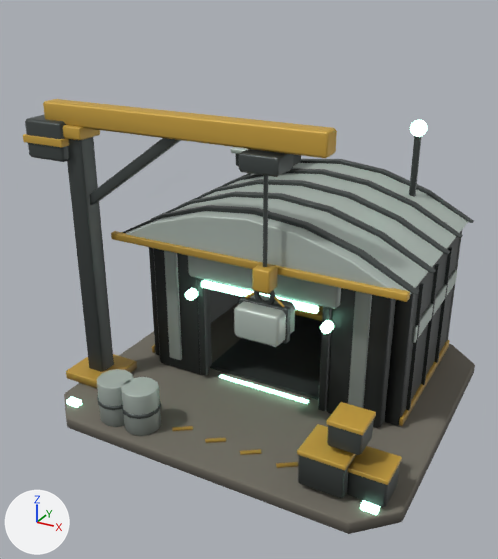
The glTF model github-io/public/models/workshop.glb: old version first, new version second.
Both versions are drawn from a 50 mm camera at (3.82, -7.8, 5.54) aimed at (-0.28, -0.34, 1.81). Arrows for +X, +Y and +Z are at lower left; the lights stay in place. The first picture is the older version.

Before the edit, the objects in view are built like this:
```python
ob_bay_floor = bpy.data.objects.new('Bay_floor', me_bay_floor)
ob_bay_floor.location = (0.0, 0.0, 0.0)
ob_crane_post = bpy.data.objects.new('Crane_post', me_crane_post)
ob_crane_post.location = (0.0, 0.0, 0.0)
ob_crate_lids = bpy.data.objects.new('Crate_lids', me_crate_lids)
ob_crate_lids.location = (0.0, 0.0, 0.0)
ob_crates = bpy.data.objects.new('Crates', me_crates)
ob_crates.location = (0.0, 0.0, 0.0)
ob_front_piers = bpy.data.objects.new('Front_piers', me_front_piers)
ob_front_piers.location = (0.0, 0.0, 0.0)
ob_platform = bpy.data.objects.new('Platform', me_platform)
ob_platform.location = (0.0, 0.0, 0.0)
ob_roof_ribs = bpy.data.objects.new('Roof_ribs', me_roof_ribs)
ob_roof_ribs.location = (0.0, 0.0, 0.0)
ob_side_walls = bpy.data.objects.new('Side_walls', me_side_walls)
ob_side_walls.location = (0.0, 0.0, 0.0)
ob_wall_seams = bpy.data.objects.new('Wall_seams', me_wall_seams)
ob_wall_seams.location = (0.0, 0.0, 0.0)
# also in view: 'Roof_lip' at (0.0, -0.95, 2.33); 'Crane_jib' at (-0.8, -1.15, 3.96); 'Fuel_drums' at (-1.2, -1.9, 0.48); 'Crane_base' at (-2.3, -1.15, 0.25); 'Roof' at (0.0, 0.62, 2.59)
```
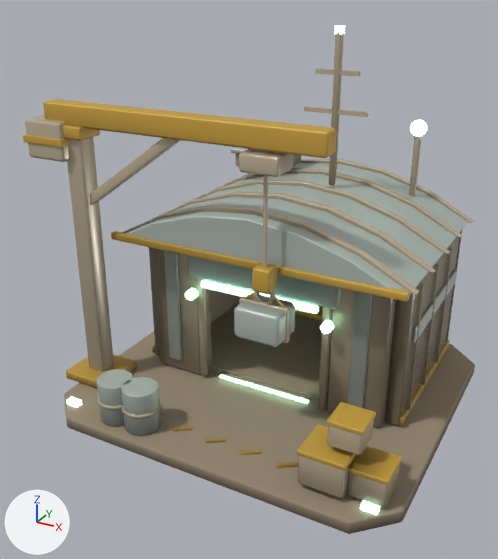
Boxes (x1, y1, x2, y2) around the edits, measured in the pictures (498 x 559 px):
'Platform', surface changed
    both: (64, 303, 475, 534)
'Front_piers', surface changed (lighter)
    both: (153, 248, 396, 428)
'Roof_ribs', surface changed
    both: (123, 159, 474, 295)
'Crane_post', surface changed (lighter)
    both: (67, 137, 114, 372)
'Side_walls', surface changed
    both: (149, 237, 460, 426)
'Bay_floor', surface changed (lighter)
    both: (210, 315, 322, 400)
'Crates', surface changed (lighter)
    both: (298, 419, 399, 507)
'Door_rails', surface changed
    both: (197, 278, 332, 411)
'Wall_seams', surface changed (lighter)
    both: (406, 247, 453, 411)
'Counterweight', surface changed (lighter)
    both: (25, 115, 69, 162)
'Crane_strut', surface changed (lighter)
    both: (89, 138, 181, 205)
'Trolley', surface changed (lighter)
    both: (239, 149, 294, 177)
'Antenna_mast', added
    after: (328, 33, 344, 185)
'Antenna_bars', added
    after: (304, 68, 369, 117)
'Cable', surface changed (lighter)
    both: (263, 175, 268, 267)
'Beacon_mast', surface changed (lighter)
    both: (409, 136, 421, 197)
'Crate_straps', surface changed
    both: (239, 296, 291, 343)
'Drum_bands', surface changed (grey to beige)
    both: (97, 397, 161, 419)
'Back_wall', surface changed
    both: (238, 231, 462, 340)
'Hook', surface changed (lighter)
    both: (254, 290, 275, 305)
'Vent', surface changed
    both: (235, 154, 301, 167)
'Antenna_tip', added
    after: (334, 25, 345, 34)

The change, as a list of edits to the scene's bpy script:
```text
Change mat_concrete:
    where n2 = _N.new('ShaderNodeMix'); n2.name = 'Mix'
    n2.inputs[7].default_value: (0.266, 0.254, 0.209, 1.0) -> (0.485, 0.402, 0.279, 1.0)  # 'B', grey #8d8a7e -> 'B', beige #b9aa90
Change mat_armor:
    where n0 = _N.new('ShaderNodeBsdfPrincipled'); n0.name = 'Principled BSDF'
    n0.inputs[2].default_value: 0.46 -> 0.25  # 'Roughness'
    where n2 = _N.new('ShaderNodeMix'); n2.name = 'Mix'
    n2.inputs[7].default_value: (0.0999, 0.117, 0.114, 1.0) -> (0.672, 0.565, 0.402, 1.0)  # 'B', dark grey #59605f -> 'B', beige #d6c6aa
Add me_antenna_tip:
    me_antenna_tip.from_pydata(...)  # a box spanning x 0.3..0.4, y 0.85..0.95, z 4.87..4.97
    me_antenna_tip.materials.append(mat_teamglow)
Add me_antenna_bars:
    me_antenna_bars.from_pydata(...)  # a box spanning x -0.1..0.8, y 0.87..0.93, z 3.87..3.93; a box spanning x 0.05..0.65, y 0.87..0.93, z 4.37..4.43
    me_antenna_bars.materials.append(mat_armor)
Add me_antenna_mast:
    me_antenna_mast.from_pydata(...)  # 32 vertices, 60 faces; spans x 0.29..0.4, y 0.84..0.96, z 2.9..4.9
    me_antenna_mast.materials.append(mat_armor)
Add ob_antenna_tip:
    ob_antenna_tip = bpy.data.objects.new('Antenna_tip', me_antenna_tip)
    ob_antenna_tip.location = (0.0, 0.0, 0.0)
Add ob_antenna_bars:
    ob_antenna_bars = bpy.data.objects.new('Antenna_bars', me_antenna_bars)
    ob_antenna_bars.location = (0.0, 0.0, 0.0)
Add ob_antenna_mast:
    ob_antenna_mast = bpy.data.objects.new('Antenna_mast', me_antenna_mast)
    ob_antenna_mast.location = (0.0, 0.0, 0.0)
```
